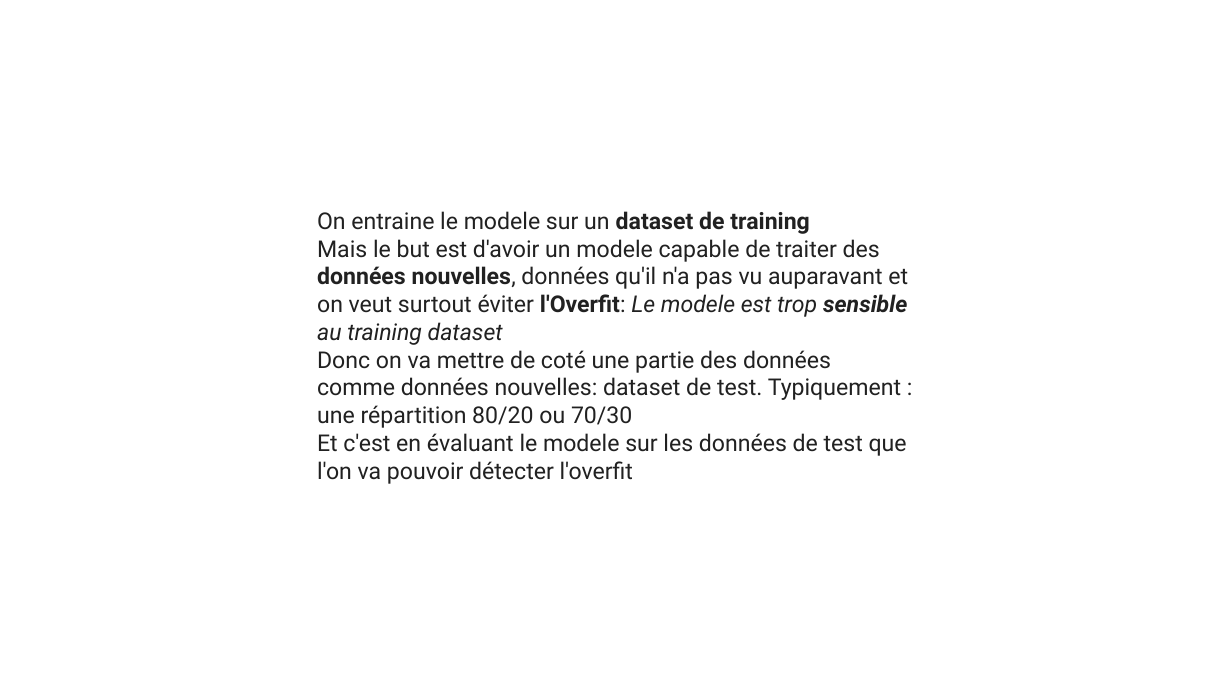
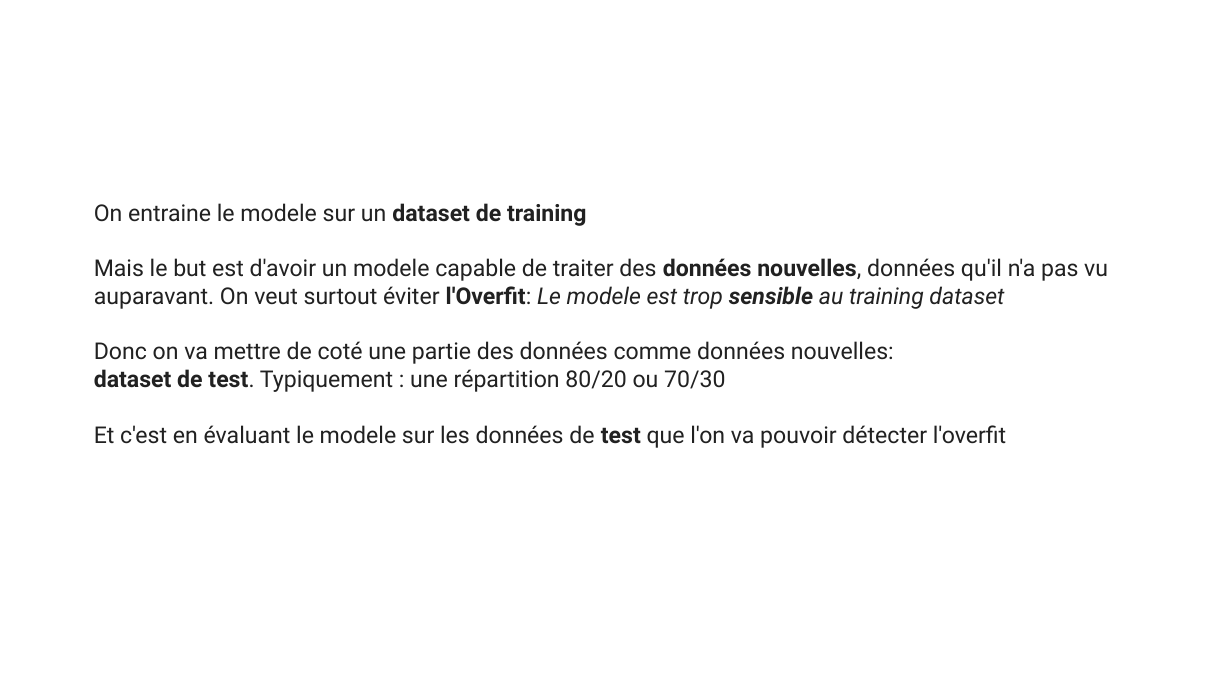
Before and after one commit to alexisperrier/XEmines_DataScience_2020, a slide deck: slide 10 of slides/XEM20_S1D5_biais_variance.pptx. Drawn at 1232x693 pixels with LibreOffice and Linux fonts; fonts in the diff are those of the drawing. Boxes give left, top, right and bottom in pixels: in the first picture for what was removed or moved away, otherwise in the second. Text is boxed around its words. In the diff, an @@ line names an element or a change of style, - is before the commit and + after.

```diff
--- a/slides/XEM20_S1D5_biais_variance.pptx
+++ b/slides/XEM20_S1D5_biais_variance.pptx
@@ text "On entraine le modele sur ...": place and size @@
-text "On entraine le modele sur ..." at (317,211,908,484)
+text "On entraine le modele sur ..." at (94,203,1108,448)
@@ text at (94,203,1108,309): text changed @@
-On entraine le modele sur un dataset de training
-Mais le but est d'avoir un modele capable de traiter des données nouvelles, données qu'il n'a pas vu auparavant et on veut surtout éviter l'Overfit: Le modele est trop sensible au training dataset
+On entraine le modele sur un dataset de training
+Mais le but est d'avoir un modele capable de traiter des données nouvelles, données qu'il n'a pas vu auparavant. On veut surtout éviter l'Overfit: Le modele est trop sensible au training dataset
@@ text at (94,341,1006,448): bold on in "dataset de test.", "test" @@
```
Also in this commit, not shown: 16 other slides changed, 5 slides added, 2 slides removed, 7 other files.
